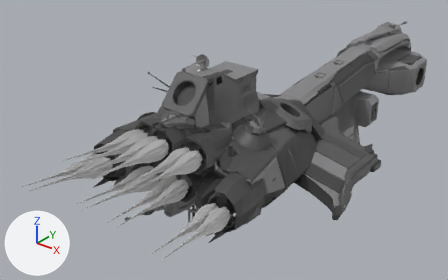
The Blender file blend/hcp_work.blend as it was, and as the next commit left it.
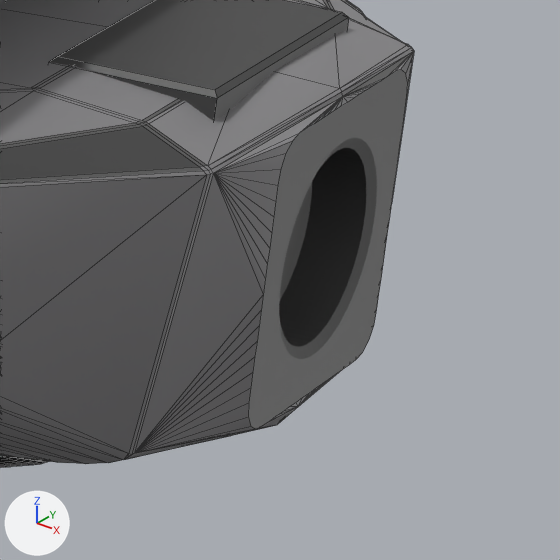
Each version appears first whole from a 50 mm lens placed at (-263.0, -268.9, 118.6), pointed at (-443.7, -43.1, -21.5), and next in a close-up on the part from 88% to 98% of the width and 20% to 37% of the height. Arrows for +X, +Y and +Z are at lower left; the lights stay in place. The last two pictures show the newer version. The close-ups show mesh edges as thin lines.

Names of what the first close-up shows: 'hcr_bow_bulb_core', 'hcr_shield_seats', 'hcr_turret_seats' and 1 more.
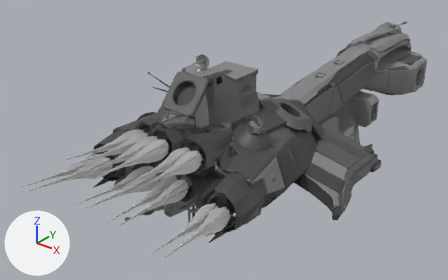
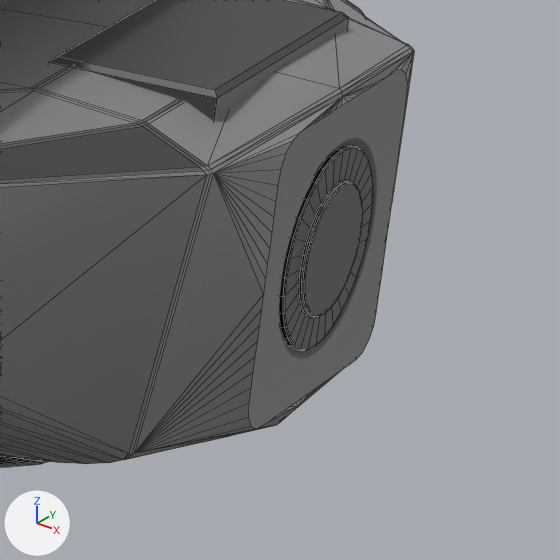
Patch to the scene script:
```diff
--- a/blend/hcp_work.blend.py
+++ b/blend/hcp_work.blend.py
@@ me_hcr_bulb_turret_caps @@
+me_hcr_bulb_turret_caps.from_pydata(...)  # 448 vertices, 388 faces; spans x -445.7..-394.3, y 83.0..93.9, z -18.5..-7.6
+me_hcr_bulb_turret_caps.materials.append(mat_p2generic_gen_p2_hulltexture_01)  # its picture is missing
@@ ob_hcr_bulb_turret_caps @@
+ob_hcr_bulb_turret_caps = bpy.data.objects.new('hcr_bulb_turret_caps', me_hcr_bulb_turret_caps)
+ob_hcr_bulb_turret_caps.location = (0.0, 0.0, 0.0)
```

Location of each change, (x1, y1, x2, y2) in pixels of the close-ups (560 x 560 px):
'hcr_bulb_turret_caps', added: after (279, 145, 373, 350)
